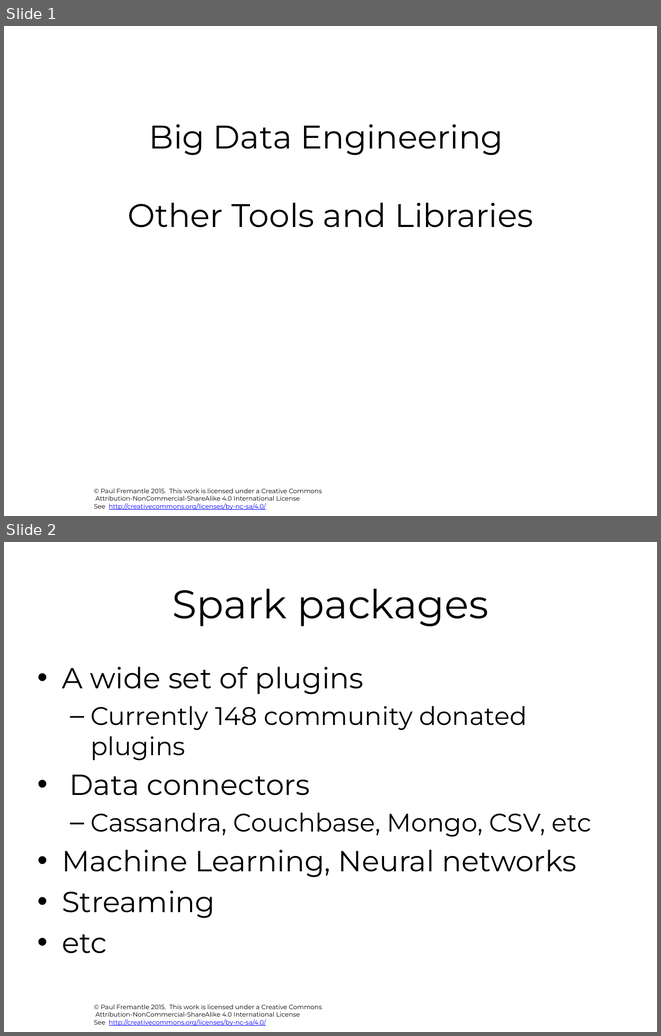
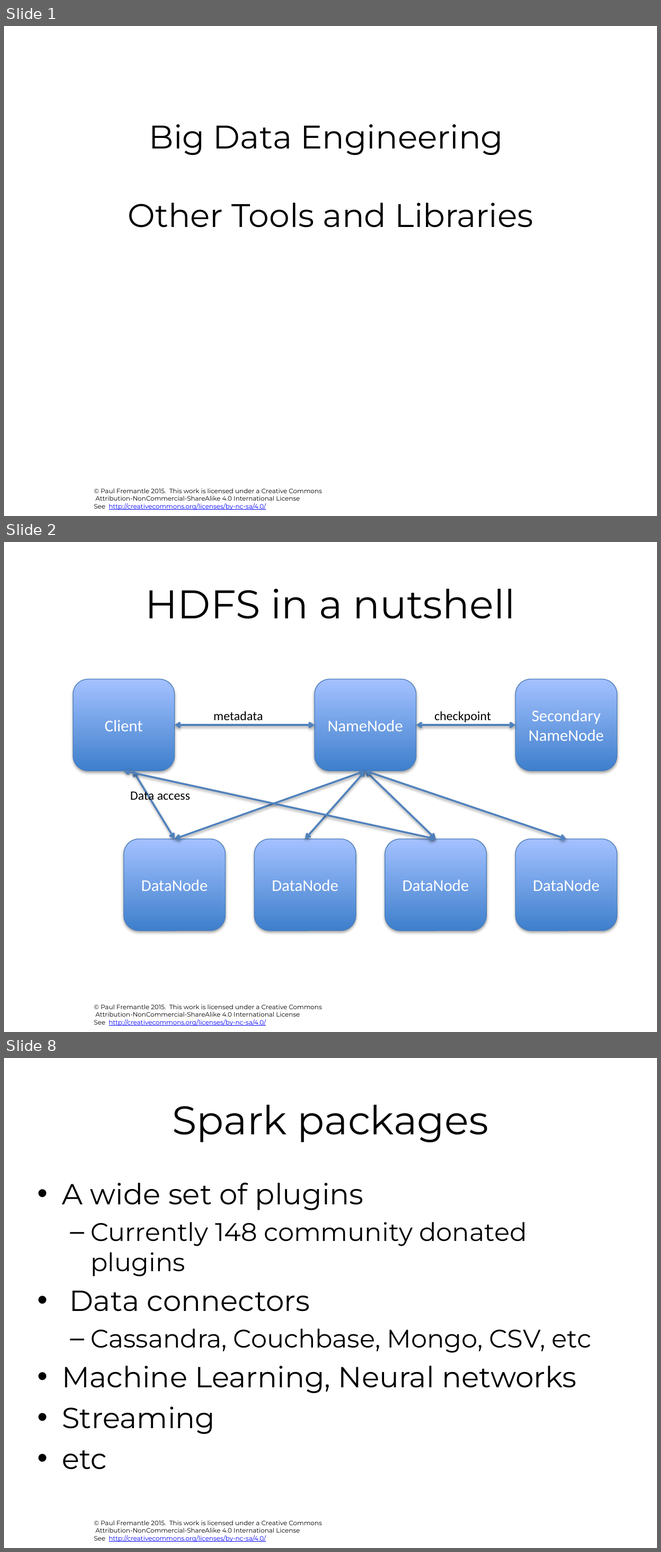
Before and after one commit to pzfreo/big, a slide deck: pres-source/06-additional-tools.pptx. Shown one above the other, each under a label of ours: slides 1 and 2 before the commit, slides 1, 2 and 8 after it; the slides between them are not shown. The pictures are 661x1036 and 661x1552 pixels, drawn with LibreOffice and Linux fonts; fonts in the diff are those of the drawing; background and template pictures are left out. Boxes give left, top, right and bottom in pixels: in the first picture for what was removed or moved away, otherwise in the second. Text is boxed around its words. In the diff, an @@ line names an element or a change of style, - is before the commit and + after.

```diff
--- a/pres-source/06-additional-tools.pptx
+++ b/pres-source/06-additional-tools.pptx
@@ slide 2 added at [4, 542, 657, 1032], background #FFFFFF; not listed: 1 template element that a slide beside it also shows @@
@@ title added at [146, 589, 515, 619], 44 pt, text #000000 @@
+HDFS in a nutshell
@@ rounded rectangle added at [73, 679, 175, 770], fill gradient #3F80CE to #A4C4FF, outline #4B7EBC 0.75 pt, 18 pt, text #FFFFFF @@
+Client
@@ rounded rectangle added at [315, 679, 417, 770], fill gradient #3F80CE to #A4C4FF, outline #4B7EBC 0.75 pt, 18 pt, text #FFFFFF @@
+NameNode
@@ rounded rectangle added at [515, 679, 617, 770], fill gradient #3F80CE to #A4C4FF, outline #4B7EBC 0.75 pt, 18 pt, text #FFFFFF @@
+Secondary
+NameNode
@@ text added at [213, 711, 263, 720], 14 pt, text #000000 @@
+metadata
@@ text added at [434, 711, 491, 722], 14 pt, text #000000 @@
+checkpoint
@@ double arrow added from (175, 725) to (315, 725), #4F81BD 2 pt @@
@@ double arrow added from (416, 725) to (515, 725), #4F81BD 2 pt @@
@@ double arrow added from (123, 770) to (435, 839), #4F81BD 2 pt @@
@@ double arrow added from (133, 770) to (175, 839), #4F81BD 2 pt @@
@@ double arrow added from (365, 770) to (175, 839), #4F81BD 2 pt @@
@@ double arrow added from (365, 770) to (305, 839), #4F81BD 2 pt @@
@@ double arrow added from (365, 770) to (435, 839), #4F81BD 2 pt @@
@@ double arrow added from (365, 770) to (566, 839), #4F81BD 2 pt @@
@@ text added at [130, 789, 190, 803], 14 pt, text #000000 @@
+Data access
@@ rounded rectangle added at [123, 839, 226, 930], fill gradient #3F80CE to #A4C4FF, outline #4B7EBC 0.75 pt, 18 pt, text #FFFFFF @@
+DataNode
@@ rounded rectangle added at [254, 839, 356, 930], fill gradient #3F80CE to #A4C4FF, outline #4B7EBC 0.75 pt, 18 pt, text #FFFFFF @@
+DataNode
@@ rounded rectangle added at [385, 839, 486, 930], fill gradient #3F80CE to #A4C4FF, outline #4B7EBC 0.75 pt, 18 pt, text #FFFFFF @@
+DataNode
@@ rounded rectangle added at [515, 839, 617, 930], fill gradient #3F80CE to #A4C4FF, outline #4B7EBC 0.75 pt, 18 pt, text #FFFFFF @@
+DataNode
@@ what was slide 2 is now slide 8 @@
```
Also in this commit, not shown: 9 other slides added, 2 slides removed, 31 other files.
